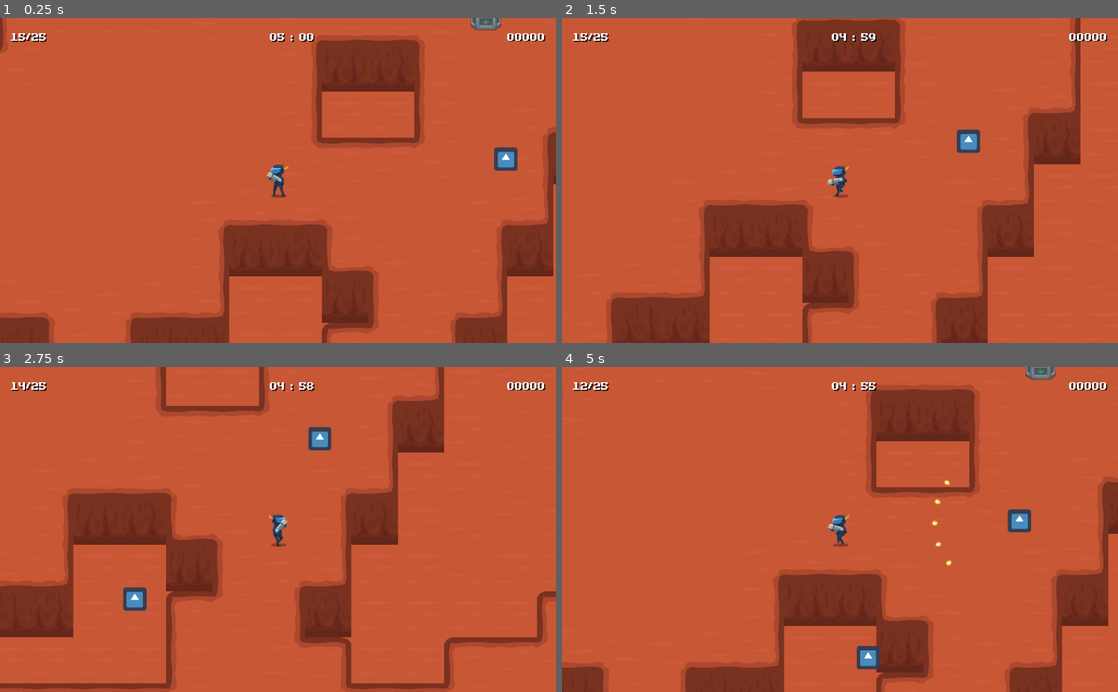
Above: before the commit, frames 1-4 (two rows, left to right).
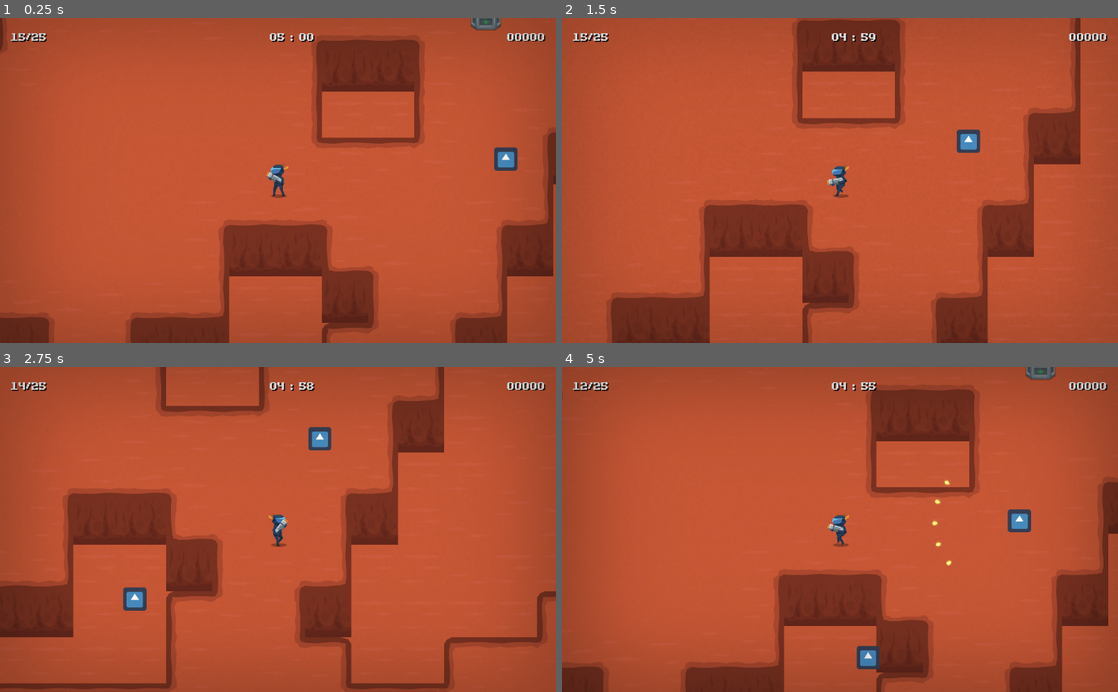
Above: after the commit, the same moments.

Repository: jimmyjonezz/Annigilation
Game: Godot game, scene res://Main/Main.tscn
The game is run twice, just before and just after one commit, with the same random seed, the same clock (stepped at 60 frames per second) and the same inputs. The engine's default icon, where the game draws it, is replaced by a stand-in: a white triangle on a blue panel in a dark square.
Inputs (mouse positions are in pixels of both pictures, inside the frame that each line leads up to):
- Up to frame 1 (0.25 s): no input
- Up to frame 2 (1.5 s): move the mouse to (962, 164) at 0.52 s; hold Right (ui_right) 0.53-1.28 s; move the mouse to (728, 196) at 1.27 s; hold Down (ui_down) from 1.28 s (still down)
- Up to frame 3 (2.75 s): move the mouse to (333, 458) at 2.02 s; release Down (ui_down) at 2.03 s; hold Right (ui_right) from 2.03 s (still down)
- Up to frame 4 (5 s): move the mouse to (812, 594) at 2.77 s; release Right (ui_right) at 2.78 s; hold Up (ui_up) 2.78-3.53 s; move the mouse to (1006, 578) at 3.52 s; hold Left (ui_left) from 3.53 s (still down); move the mouse to (673, 480) at 4.27 s

The runs differ from the first frame. In frame 1, 19% of the frame differs, in the area x 0-100%, y 0-100%; in frame 2, 12%; in frame 3, 22%; in frame 4, 23%.

Commit message:
ScreenFX idiotskoe reshenie na kolenke ot artista...

Diff:
--- a/GUI/GUI.tscn
+++ b/GUI/GUI.tscn
@@ -1,10 +1,41 @@
-[gd_scene load_steps=6 format=2]
+[gd_scene load_steps=9 format=2]
 
 [ext_resource path="res://GUI/GUI.gd" type="Script" id=1]
 [ext_resource path="res://Image/Progress/rect819.png" type="Texture" id=2]
 [ext_resource path="res://Image/Progress/rect818.png" type="Texture" id=3]
 [ext_resource path="res://Font/32pt.tres" type="DynamicFont" id=4]
 [ext_resource path="res://Image/fon.png" type="Texture" id=5]
+[ext_resource path="res://Image/Screen_FX.png" type="Texture" id=6]
+[ext_resource path="res://Image/Screen_noise.png" type="Texture" id=7]
+
+[sub_resource type="Animation" id=1]
+resource_name = "ScreenFX"
+length = 5.0
+loop = true
+tracks/0/type = "value"
+tracks/0/path = NodePath("AnimationPlayer/Border:modulate")
+tracks/0/interp = 1
+tracks/0/loop_wrap = true
+tracks/0/imported = false
+tracks/0/enabled = true
+tracks/0/keys = {
+"times": PoolRealArray( 0, 1, 2.4, 3.8, 5 ),
+"transitions": PoolRealArray( 1, 1, 1, 1, 1 ),
+"update": 0,
+"values": [ Color( 1, 1, 1, 1 ), Color( 1, 1, 1, 0.52549 ), Color( 1, 1, 1, 1 ), Color( 1, 1, 1, 0.631373 ), Color( 1, 1, 1, 1 ) ]
+}
+tracks/1/type = "value"
+tracks/1/path = NodePath("AnimationPlayer/Noise:modulate")
+tracks/1/interp = 1
+tracks/1/loop_wrap = true
+tracks/1/imported = false
+tracks/1/enabled = true
+tracks/1/keys = {
+"times": PoolRealArray( 0, 1.6, 3.5, 5 ),
+"transitions": PoolRealArray( 1, 1, 1, 1 ),
+"update": 0,
+"values": [ Color( 1, 1, 1, 0.392157 ), Color( 1, 1, 1, 0.760784 ), Color( 1, 1, 1, 0.180392 ), Color( 1, 1, 1, 0.392157 ) ]
+}
 
 [node name="GUI" type="CanvasLayer"]
 pause_mode = 2
@@ -187,6 +218,20 @@
 
 [node name="Tic" type="Timer" parent="."]
 autostart = true
+
+[node name="AnimationPlayer" type="AnimationPlayer" parent="."]
+autoplay = "ScreenFX"
+anims/ScreenFX = SubResource( 1 )
+
+[node name="Border" type="Sprite" parent="AnimationPlayer"]
+modulate = Color( 0.8, 0.8, 0.8, 1 )
+texture = ExtResource( 6 )
+centered = false
+
+[node name="Noise" type="Sprite" parent="AnimationPlayer"]
+modulate = Color( 1, 1, 1, 0.392157 )
+texture = ExtResource( 7 )
+centered = false
 [connection signal="pressed" from="Pause/Panel2/GridContainer/Continue" to="." method="_on_Continue_pressed"]
 [connection signal="pressed" from="Pause/Panel2/GridContainer/Restart" to="." method="_on_Restart_pressed"]
 [connection signal="pressed" from="Pause/Panel2/GridContainer/Exit" to="." method="_on_Exit_pressed"]
Binary file added: Image/Screen_FX.png
Not shown, added: Image/Screen_FX.png.import
Binary file added: Image/Screen_noise.png
Not shown, added: Image/Screen_noise.png.import
